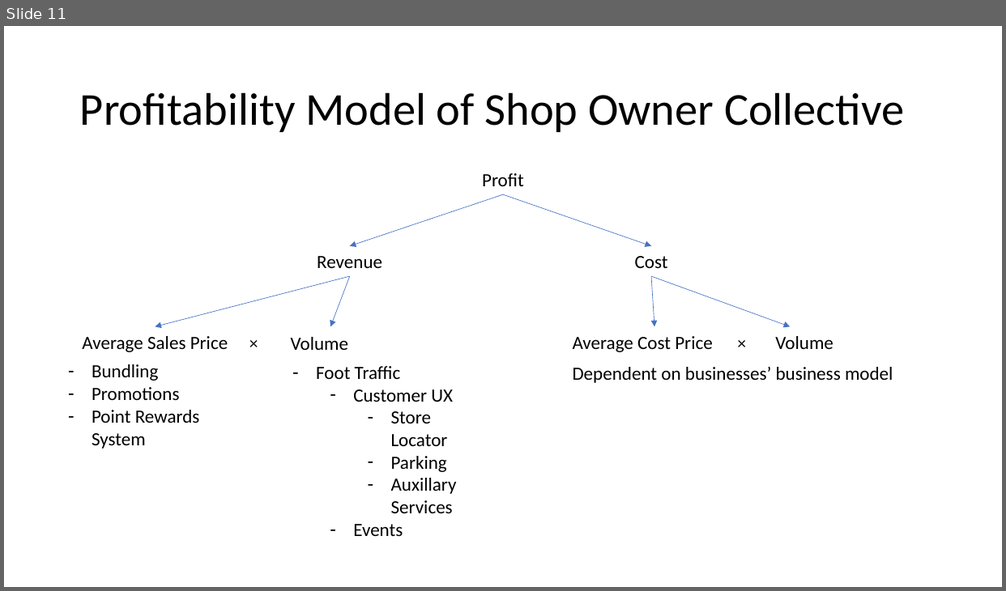
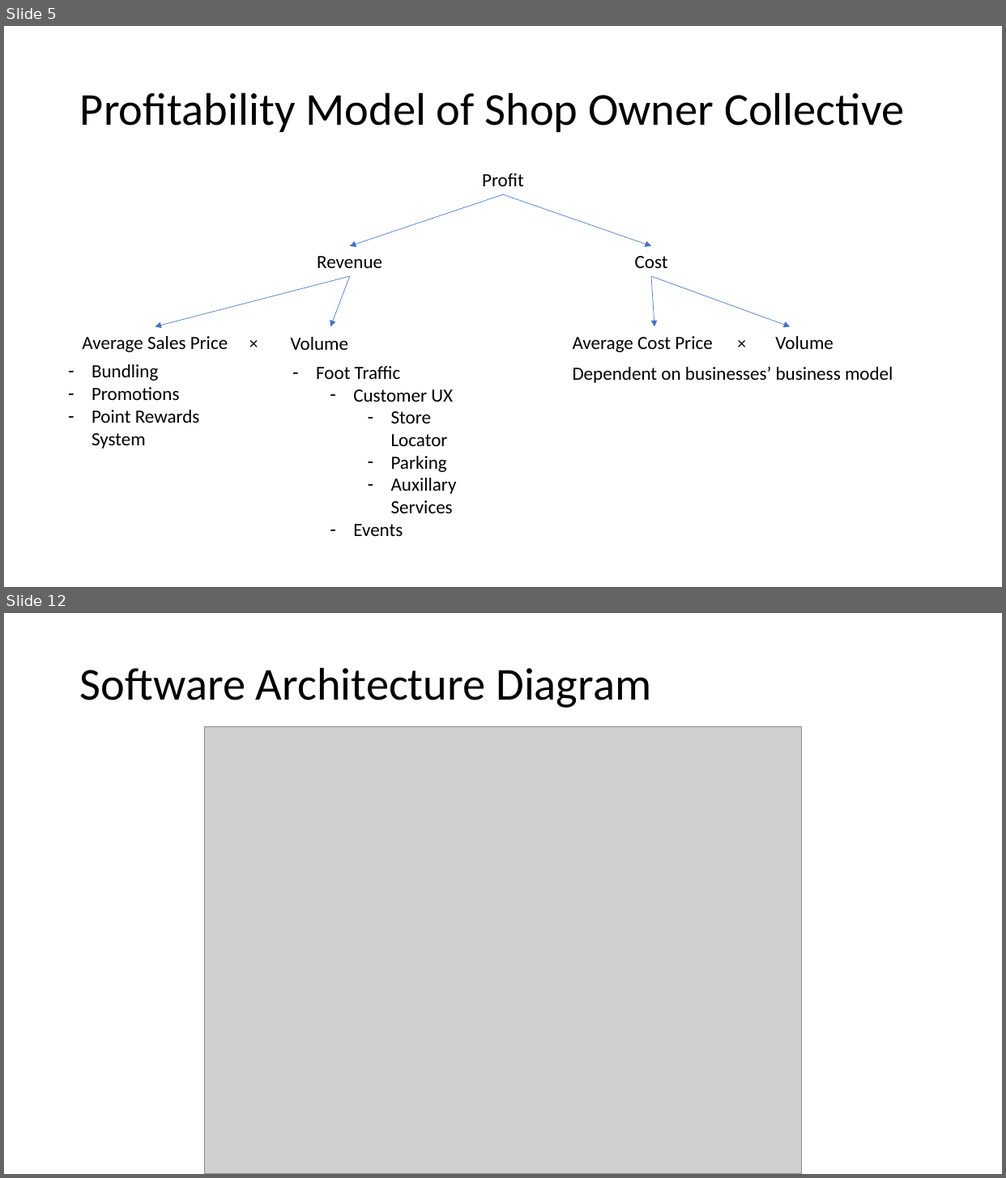
Before and after one commit to MeCode4Food/ACNAPI-code-challenge, a slide deck: documentation and slides/Business use case for Mall app.pptx. Shown one above the other, each under a label of ours: slide 11 before the commit, slides 5 and 12 after it; the slides between them are not shown. The pictures are 1006x591 and 1006x1178 pixels, drawn with LibreOffice and Linux fonts; fonts in the diff are those of the drawing; grey boxes stand for pictures. Boxes give left, top, right and bottom in pixels: in the first picture for what was removed or moved away, otherwise in the second. Text is boxed around its words. In the diff, an @@ line names an element or a change of style, - is before the commit and + after.

Commit message:
updated slides and diagrams

```diff
--- a/documentation and slides/Business use case for Mall app.pptx
+++ b/documentation and slides/Business use case for Mall app.pptx
@@ slide 12 added at (4, 613, 1002, 1174), background #FFFFFF @@
@@ title added at (80, 667, 651, 708), 44 pt, text #000000 @@
+Software Architecture Diagram
@@ picture added at (205, 726, 801, 1174) @@
@@ what was slide 11 is now slide 5 @@
```
Also in this commit, not shown: 1 slide changed, 5 other slides added, 6 slides removed, 1 other file.
